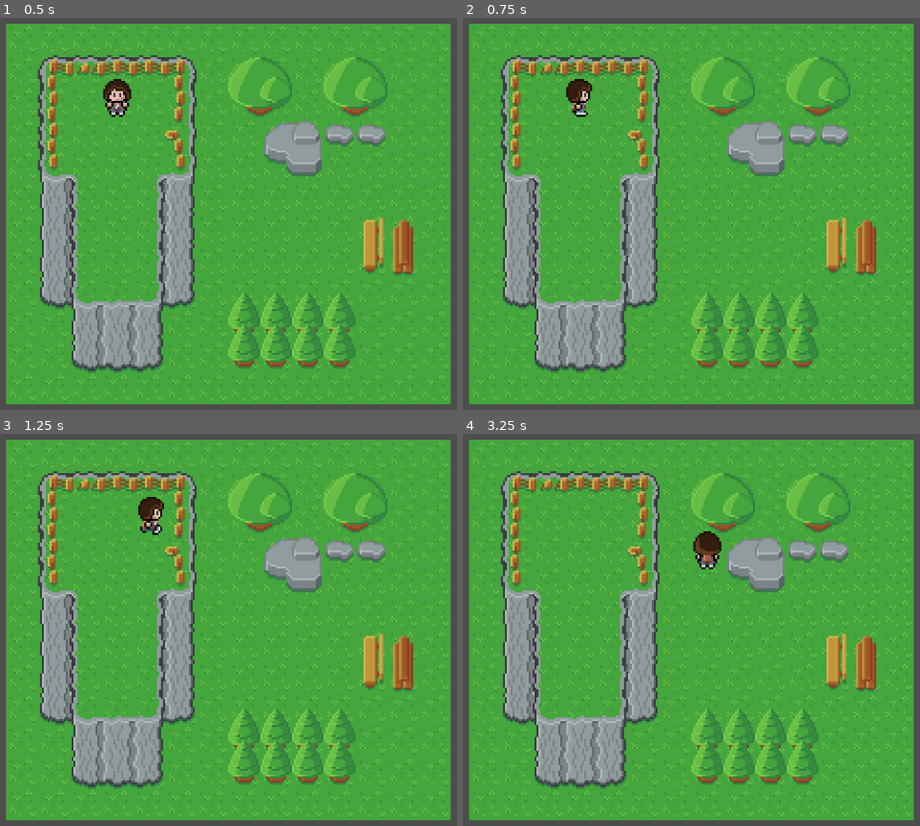
Above: before the commit, frames 1-4 (two rows, left to right).
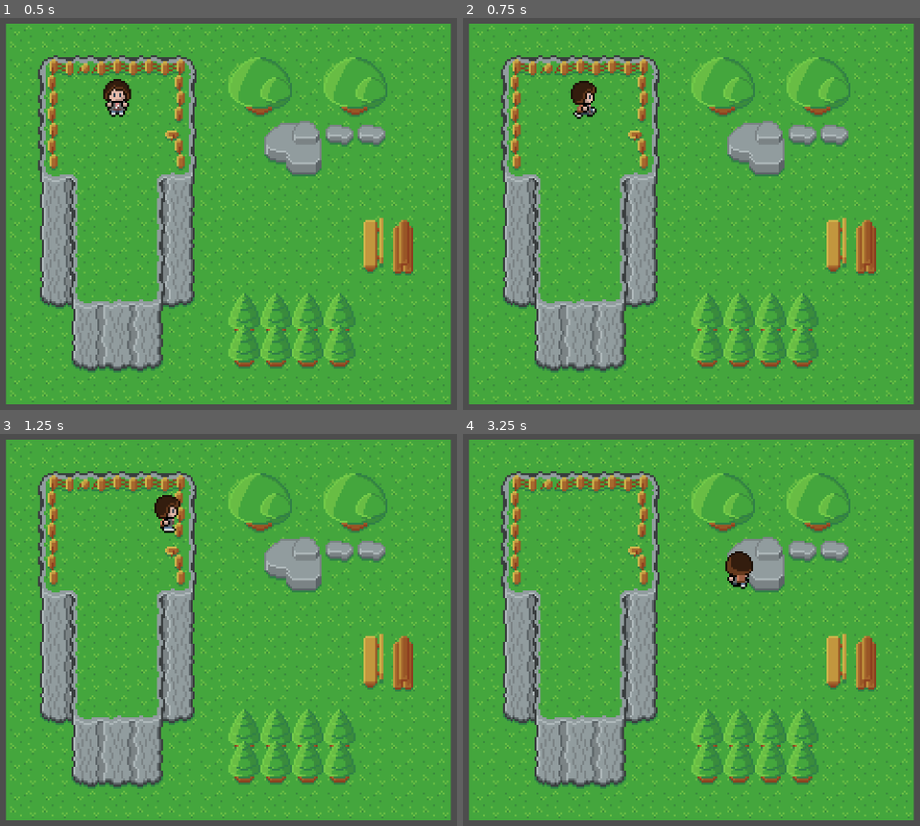
Above: after the commit, the same moments.

Repository: minkezhang/lis
Game: Godot game, scene res://scenes/overworld/common/map.tscn
The game is run twice, just before and just after one commit, with the same random seed, the same clock (stepped at 60 frames per second) and the same inputs. The project has no main scene, so this scene is started directly.
Inputs:
- Up to frame 1 (0.5 s): no input
- Up to frame 2 (0.75 s): tap Enter at 0.5 s; hold Right (ui_right) from 0.53 s (still down)
- Up to frame 3 (1.25 s): keep holding Right (ui_right)
- Up to frame 4 (3.25 s): release Right (ui_right) at 1.28 s; hold Down (ui_down) 1.28-2.03 s; hold Right (ui_right) 2.03-2.78 s; hold Up (ui_up) from 2.78 s (still down)

Frame 1 is identical in both runs. In frame 2, 0.4% of the frame differs, in the area x 22-30%, y 15-26%; in frame 3, 0.7%; in frame 4, 0.9%, in the area x 50-64%, y 24-40%.

Commit message:
Make controller input smoother

Diff:
--- a/entities/common/controllable/controllable.gd
+++ b/entities/common/controllable/controllable.gd
@@ -5,7 +5,7 @@
 signal input_east
 signal input_west
 
-const _POLL_RATE_HZ: float = 5
+const _POLL_RATE_HZ: float = 8
 const _POLL_RATE_DELTA: float = 1.0 / _POLL_RATE_HZ
 
 var _delta_accum: float = 0
@@ -16,13 +16,17 @@
 		_delta_accum += delta
 		return
 
-	_delta_accum = 0
+	_delta_accum = max(_delta_accum, 1)
 
 	if Input.is_action_pressed('ui_right'):
 		input_east.emit()
+		_delta_accum = 0
 	if Input.is_action_pressed('ui_left'):
 		input_west.emit()
+		_delta_accum = 0
 	if Input.is_action_pressed('ui_up'):
 		input_north.emit()
+		_delta_accum = 0
 	if Input.is_action_pressed('ui_down'):
 		input_south.emit()
+		_delta_accum = 0
--- a/entities/max/max.gd
+++ b/entities/max/max.gd
@@ -8,3 +8,6 @@
 	$Controllable.input_south.connect(func(): path_queue.enqueue(_libgeo.Orientation.S))
 	$Controllable.input_east.connect(func(): path_queue.enqueue(_libgeo.Orientation.E))
 	$Controllable.input_west.connect(func(): path_queue.enqueue(_libgeo.Orientation.W))
+
+func _process(_delta):
+	super(_delta)
